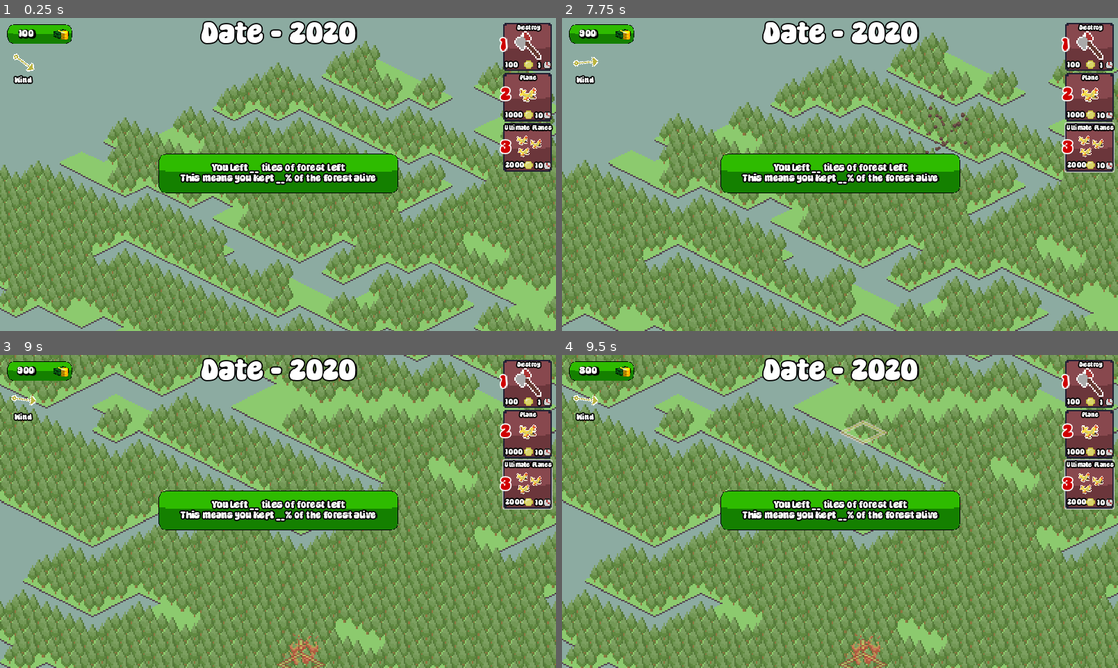
Above: before the commit, frames 1-4 (two rows, left to right).
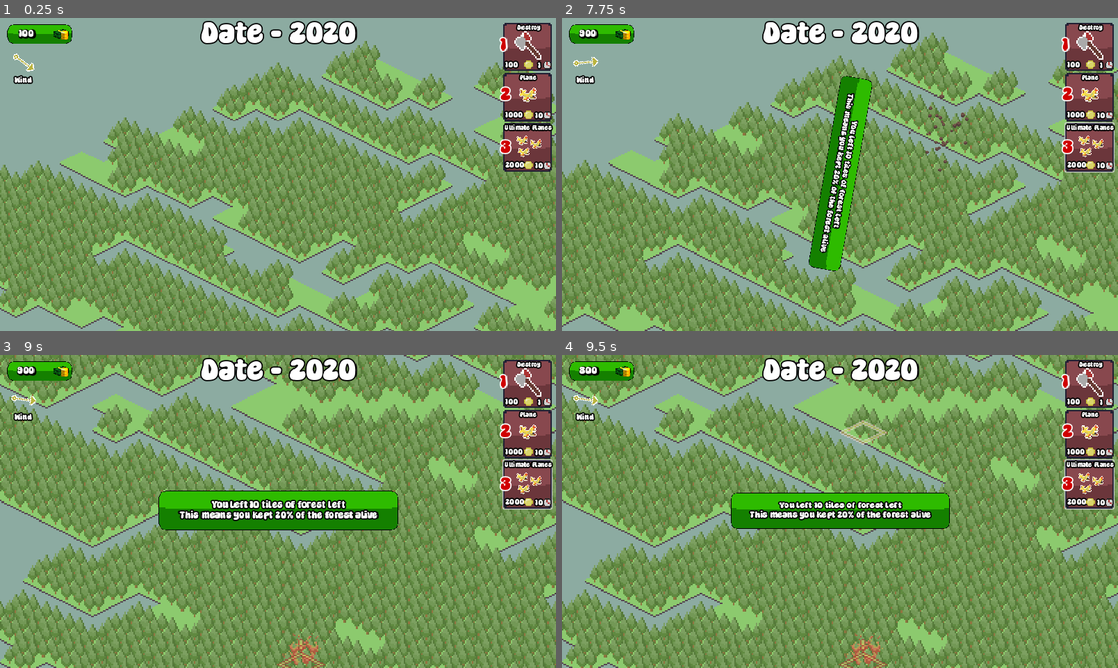
Above: after the commit, the same moments.

Repository: ManechLepage/BHX8.0
Game: Godot game, scene res://Scenes/testing1.tscn
The game is run twice, just before and just after one commit, with the same random seed, the same clock (stepped at 60 frames per second) and the same inputs.
Inputs (mouse positions are in pixels of both pictures, inside the frame that each line leads up to):
- Up to frame 1 (0.25 s): no input
- Up to frame 2 (7.75 s): click "Destroy" at 0.5 s; click "Plane" at 1.25 s; click "Ultimate Planes" at 2 s; click "Destroy" at 2.75 s; click "Plane" at 3.5 s; click "Ultimate Planes" at 4.25 s; click "Destroy" at 5 s; click "Plane" at 5.75 s; click "Ultimate Planes" at 6.5 s; tap Enter at 7.25 s; move the mouse to (962, 158) at 7.27 s; tap 1 (1) at 7.35 s; click (962, 158) at 7.42 s; tap 2 (2) at 7.55 s
- Up to frame 3 (9 s): move the mouse to (166, 527) at 8.02 s; tap 2 (2) at 8.1 s; click (166, 527) at 8.17 s; tap 3 (3) at 8.3, 8.85 s; tap R (Reset) at 8.75 s; move the mouse to (333, 442) at 8.77 s; click (333, 442) at 8.92 s
- Up to frame 4 (9.5 s): tap 1 (1) at 9.05 s

The runs differ from the first frame. In frame 1, 5.4% of the frame differs, in the area x 28-72%, y 43-56%; in frame 2, 8.1%, in the area x 28-72%, y 18-81%; in frame 3, 1.0%; in frame 4, 2.5%.

Commit message:
asdasdas

Diff:
--- a/bhx/Scenes/UI.tscn
+++ b/bhx/Scenes/UI.tscn
@@ -174,6 +174,7 @@
 offset_bottom = 41.0
 grow_horizontal = 2
 grow_vertical = 2
+scale = Vector2(1e-05, 1e-05)
 pivot_offset = Vector2(248, 41)
 
 [node name="Label" type="Label" parent="Score"]
--- a/bhx/Scripts/ui.gd
+++ b/bhx/Scripts/ui.gd
@@ -22,6 +22,7 @@
 func _input(event: InputEvent) -> void:
 	if Input.is_action_just_pressed("1"):
 		destroy()
+		animate_score(10, 0.2)
 	elif Input.is_action_just_pressed("2"):
 		plane()
 	elif Input.is_action_just_pressed("3"):
@@ -47,8 +48,8 @@
 
 func animate_score(left: int, percentage: float) -> void:
 	score.scale = Vector2.ZERO
-	score.get_child(0).text = "You left " + str(left) + " tiles of forest left\nThis means you kept " + str(percentage) + "% of the forest alive"
+	score.get_child(0).text = "You left " + str(left) + " tiles of forest left\nThis means you kept " + str(percentage * 100) + "% of the forest alive"
 	var tween_scale = create_tween()
 	tween_scale.tween_property(score, "scale", Vector2(1, 1), 0.6).set_ease(Tween.EASE_IN_OUT).set_trans(Tween.TRANS_CUBIC)
 	var tweeen_rotation = create_tween()
-	tweeen_rotation.tween_property(score, "rotation", 30 * PI, 0.2).set_ease(Tween.EASE_IN_OUT).set_trans(Tween.TRANS_BOUNCE)
+	tweeen_rotation.tween_property(score, "rotation", 4 * PI, 0.6).set_ease(Tween.EASE_IN_OUT)
Not shown: 1 places in bhx/Resources/Plane.tres that only renumber resources
Not shown: 1 places in bhx/Resources/UltimatePlane.tres that only renumber resources
Not shown: 1 places in bhx/Scenes/testing1.tscn that only renumber resources
